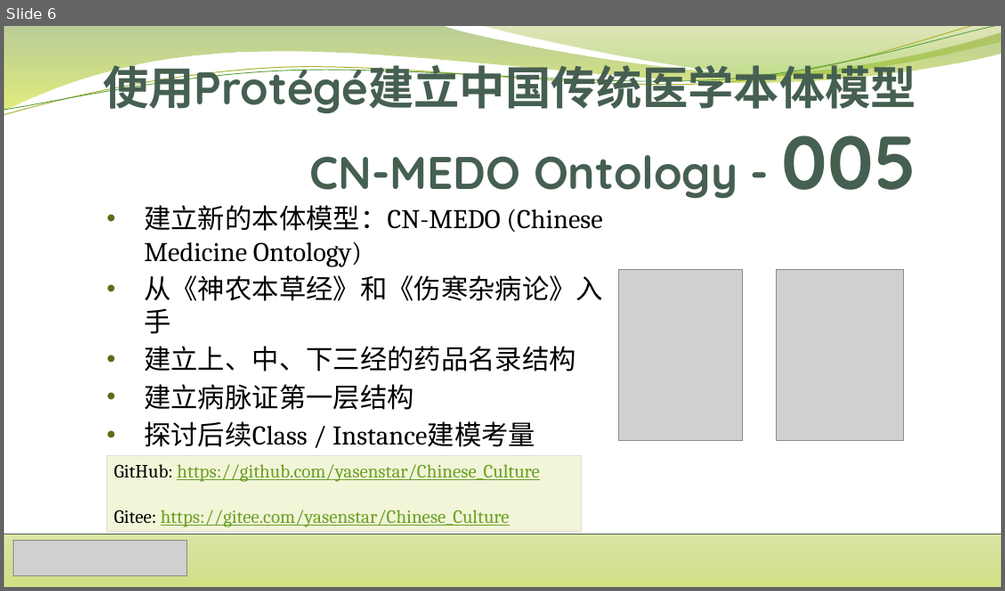
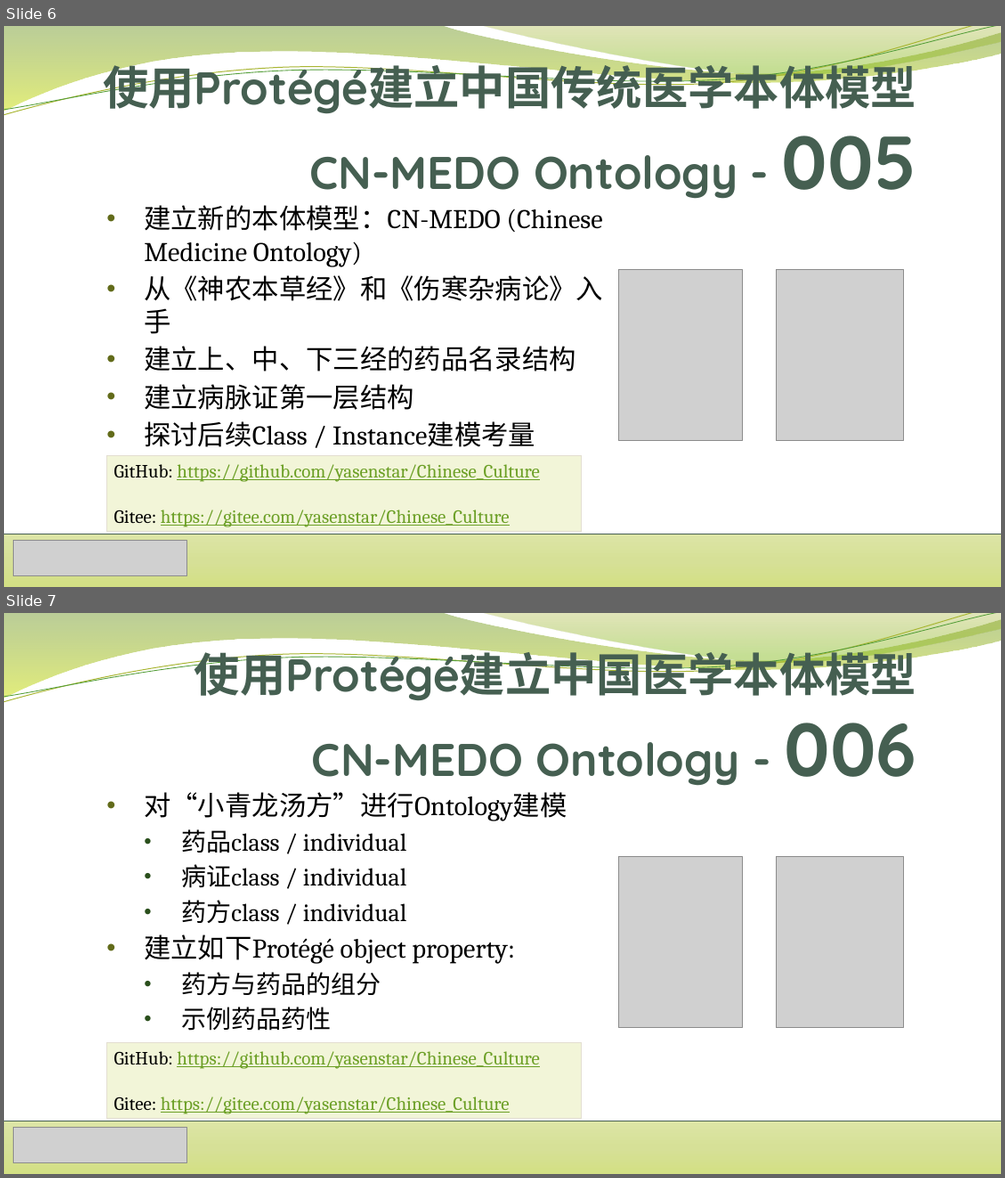
Before and after one commit to yasenstar/Chinese_Culture, a slide deck: 使用Protégé建立中国传统医学本体模型.pptx. Shown one above the other, each under a label of ours: slide 6 before the commit, slides 6 and 7 after it. The pictures are 1005x591 and 1005x1178 pixels, drawn with LibreOffice and Linux fonts; fonts in the diff are those of the drawing; grey boxes stand for pictures. Boxes give left, top, right and bottom in pixels: in the first picture for what was removed or moved away, otherwise in the second. Text is boxed around its words. In the diff, an @@ line names an element or a change of style, - is before the commit and + after.

Commit message:
add 006 and update cn-medo

```diff
--- a/使用Protégé建立中国传统医学本体模型.pptx
+++ b/使用Protégé建立中国传统医学本体模型.pptx
@@ slide 7 added at box(4, 613, 1001, 1174), background #FFFFFF; not listed: 6 template elements that a slide beside it also shows @@
@@ title added at box(194, 645, 917, 786), 44 pt, text #455F51, bold @@
+使用Protégé建立中国医学本体模型
+CN-MEDO Ontology - 006
@@ text added at box(144, 792, 566, 1030), 24 pt, text #000000 @@
+• 对“小青龙汤方”进行Ontology建模
+  • 药品class / individual
+  • 病证class / individual
+  • 药方class / individual
+• 建立如下Protégé object property:
+  • 药方与药品的组分
+  • 示例药品药性
@@ picture added at box(619, 857, 742, 1028) @@
@@ picture added at box(776, 857, 904, 1028) @@
@@ rectangle added at box(106, 1043, 581, 1119), fill #F2F5D8, outline #E3DED1 0.75 pt, 18 pt, text #6B9F25, underline @@
+GitHub: https://github.com/yasenstar/Chinese_Culture
+Gitee: https://gitee.com/yasenstar/Chinese_Culture
@@ picture added at box(14, 1127, 187, 1163) @@
```
Also in this commit, not shown: 1 other file.
